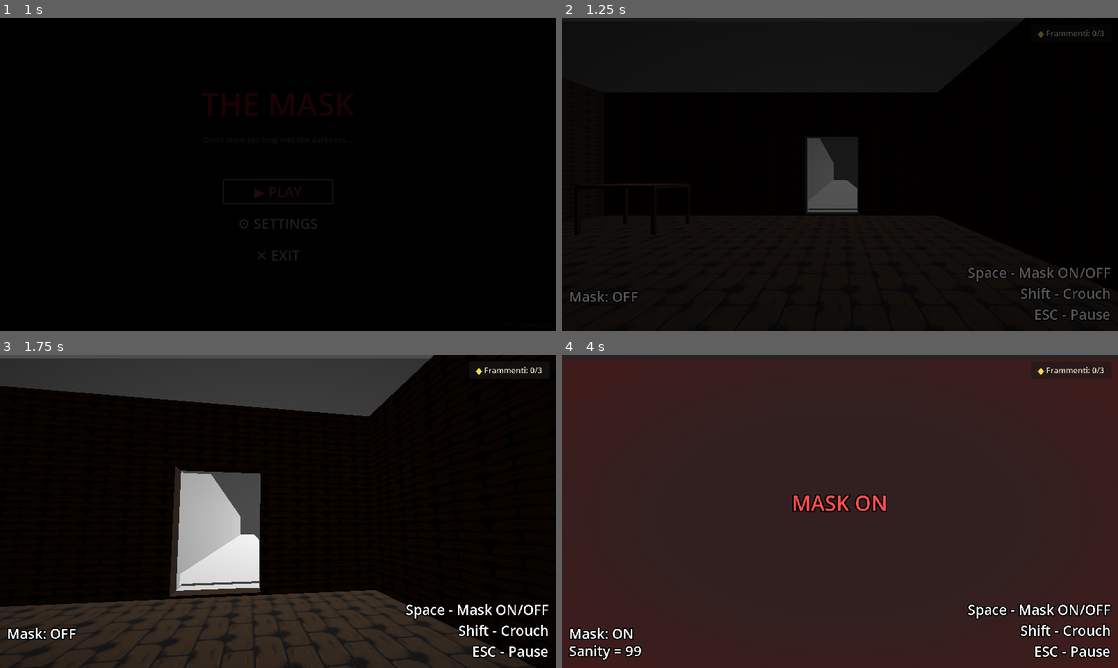
Above: before the commit, frames 1-4 (two rows, left to right).
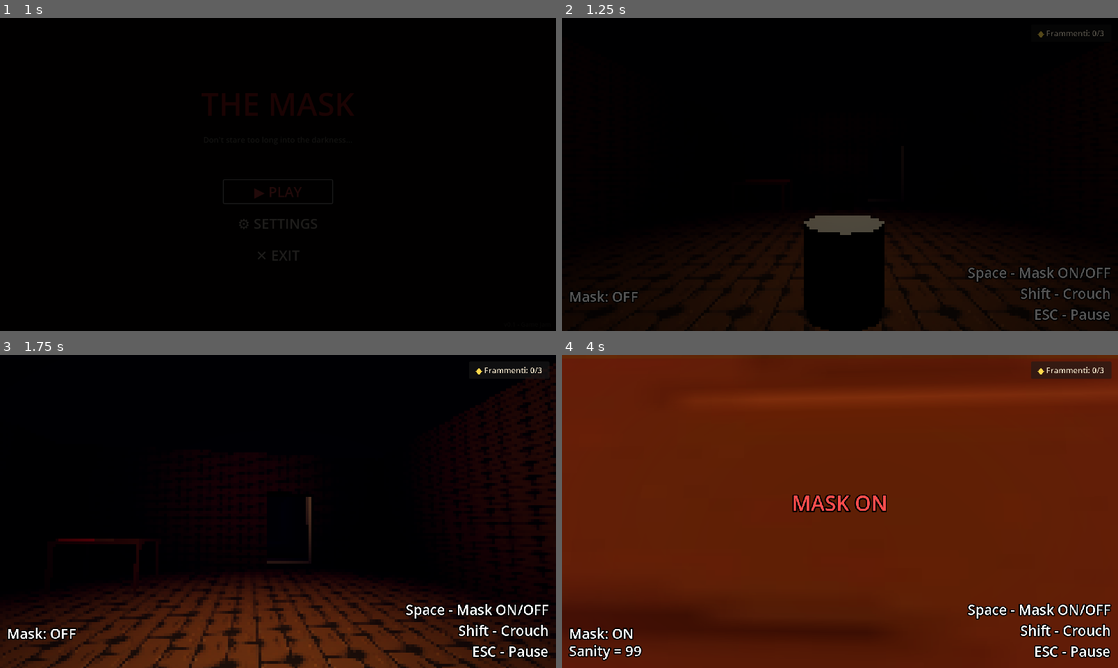
Above: after the commit, the same moments.

Repository: SimoneMicillo/mask-jam-red-devs
Game: Godot game, scene res://UI/MainMenu/main_menu.tscn
The game is run twice, just before and just after one commit, with the same random seed, the same clock (stepped at 60 frames per second) and the same inputs.
Inputs (mouse positions are in pixels of both pictures, inside the frame that each line leads up to):
- Up to frame 1 (1 s): click "▶ PLAY" at 0.5 s
- Up to frame 2 (1.25 s): no input
- Up to frame 3 (1.75 s): tap Enter at 1.25 s; move the mouse to (305, 511) at 1.27 s; hold Up (ui_up) from 1.28 s (still down); hold E (interact) from 1.28 s (still down); click (305, 511) at 1.42 s
- Up to frame 4 (4 s): keep holding Up (ui_up); move the mouse to (812, 511) at 2.02 s; release E (interact) at 2.03 s; tap Shift (crouch) at 2.1 s; tap E (interact) at 2.3, 3.8 s; move the mouse to (851, 505) at 2.77 s; hold E (interact) 2.78-3.53 s; move the mouse to (834, 517) at 3.52 s; tap Space (toggle_mask) at 3.6 s; click (834, 517) at 3.67 s

Frame 1 is identical in both runs. In frame 2, 3.9% of the frame differs, in the area x 0-84%, y 0-100%; in frame 3, 33%; in frame 4, 95%, in the area x 0-100%, y 0-100%.

Commit message:
Several changes
Mask visual MODIFIED
Interaction handler MODIFIED
Player MODIFIED
Candle_light ADDED
Mappa MODIFIED
Teleporter ADDED

Diff:
--- a/ComponentNodes/MaskProperties/mask_visual.gd
+++ b/ComponentNodes/MaskProperties/mask_visual.gd
@@ -23,11 +23,11 @@
 			get_parent().hide()
 			collision.disabled = true
 	else:
-		if GameManager.is_mask_on:
+		if (GameManager.is_mask_on and onMaskVisible) or (!GameManager.is_mask_on and !onMaskVisible):
 			# Implementare logica delle porte; caricare texture porta
 			get_parent().show()
 			pass
-		elif !GameManager.is_mask_on:
+		else:
 			#caricare texture muro
 			get_parent().hide()
 			pass
--- a/MainScene/main.tscn
+++ b/MainScene/main.tscn
@@ -14,6 +14,16 @@
 [ext_resource type="PackedScene" uid="uid://cv7fhl8qauyr4" path="res://UI/Puzzles/klotski_puzzle.tscn" id="14_klotski"]
 
 [sub_resource type="Environment" id="Environment_ig7tw"]
+ambient_light_source = 1
+tonemap_mode = 3
+fog_enabled = true
+fog_light_color = Color(0.014999998, 0.014999998, 0.1, 1)
+fog_density = 0.1
+volumetric_fog_enabled = true
+volumetric_fog_emission = Color(0.015686275, 0.015686275, 0.101960786, 1)
+volumetric_fog_anisotropy = 0.0
+adjustment_enabled = true
+adjustment_saturation = 1.25
 
 [sub_resource type="ShaderMaterial" id="ShaderMaterial_b8f1d"]
 shader = ExtResource("5_phgjk")
@@ -29,12 +39,13 @@
 
 [node name="DirectionalLight3D" type="DirectionalLight3D" parent="."]
 transform = Transform3D(0.9208046, -6.24791e-10, 0.3900242, -0.3900242, -1.5576636e-09, 0.9208046, 3.2219536e-11, -1, -1.6779866e-09, 0, 6.744998, 0)
+visible = false
 
 [node name="WorldEnvironment" type="WorldEnvironment" parent="."]
 environment = SubResource("Environment_ig7tw")
 
 [node name="Player" parent="." instance=ExtResource("2_0xm2m")]
-transform = Transform3D(2, 0, 0, 0, 2, 0, 0, 0, 2, -25.18465, 2.3203673, 4)
+transform = Transform3D(2, 0, 0, 0, 2, 0, 0, 0, 2, -30.67917, 2.3203683, 9.379862)
 
 [node name="UI" type="CanvasLayer" parent="."]
 script = ExtResource("4_rg2y2")
@@ -128,7 +139,6 @@
 [node name="DemonWarning" parent="." instance=ExtResource("11_demon")]
 
 [node name="mappa" parent="." instance=ExtResource("10_cvl78")]
-transform = Transform3D(1, 0, 0, 0, 1, 0, 0, 0, 1, 0, 5, 0)
 
 [node name="KlotskiPuzzle" parent="." instance=ExtResource("14_klotski")]
 
--- a/Player/interaction_handler.gd
+++ b/Player/interaction_handler.gd
@@ -14,12 +14,17 @@
 	position = collision.position
 
 func _on_body_entered(_body: Node3D) -> void:
-	if GameManager.is_mask_on and maskVisual.onMaskVisible:
-		canInteract = true
+	if (GameManager.is_mask_on):
+		if maskVisual.onMaskVisible:
+			canInteract = true
+	else:
+		if !maskVisual.onMaskVisible:
+			canInteract = true
+
 
 func _on_body_exited(_body: Node3D) -> void:
-	if GameManager.is_mask_on and maskVisual.onMaskVisible:
-		canInteract = false
+	#if (GameManager.is_mask_on and maskVisual.onMaskVisible) or (!GameManager.is_mask_on and !maskVisual.onMaskVisible):
+	canInteract = false
 
 func _input(event: InputEvent) -> void:
 	if event.is_action_pressed("interact") and canInteract:
--- a/Player/player.tscn
+++ b/Player/player.tscn
@@ -13,8 +13,9 @@
 shader = ExtResource("2_gwnis")
 
 [sub_resource type="QuadMesh" id="QuadMesh_btcbx"]
+size = Vector2(2, 2)
 
-[node name="Player" type="CharacterBody3D"]
+[node name="Player" type="CharacterBody3D" groups=["PlayerGroup"]]
 collision_layer = 3
 script = ExtResource("1_4flbx")
 
@@ -28,8 +29,7 @@
 transform = Transform3D(1, 0, 0, 0, 1, 0, 0, 0, 1, 0, 0.6, -0.42859656)
 
 [node name="shader_pixel" type="MeshInstance3D" parent="Camera3D"]
-transform = Transform3D(1.5, 0, 0, 0, 1.5, 0, 0, 0, 1.5, 0, 0, -0.5165982)
-visible = false
+transform = Transform3D(1.5, 0, 0, 0, 1.5, 0, 0, 0, 1.5, 0, 0, -0.3585074)
 material_override = SubResource("ShaderMaterial_k53q1")
 mesh = SubResource("QuadMesh_btcbx")
 
--- /dev/null
+++ b/Scenary/Lights/candle_light.gd
@@ -0,0 +1,14 @@
+extends OmniLight3D
+
+@export_range(0, 25, 0.001) var energy_min_value : float #MODIFICABILE DA EDITOR
+
+func _ready() -> void:
+	if energy_min_value != light_energy: #SE DIVERSO DAL VALORE DI DEFAULT (VEDI EDITOR) PARTE L'ANIMAZIONE
+		setAnim()
+
+var animationDuration : float = 1.5
+func setAnim() -> void:
+	var tween : Tween = create_tween()
+	tween.set_loops()
+	tween.tween_property(self, "light_energy", light_energy, animationDuration)
+	tween.tween_property(self, "light_energy", energy_min_value, animationDuration)
--- /dev/null
+++ b/Scenary/Lights/candle_light.tscn
@@ -0,0 +1,9 @@
+[gd_scene load_steps=2 format=3 uid="uid://cy84i5trpac0r"]
+
+[ext_resource type="Script" uid="uid://60li8opmch14" path="res://Scenary/Lights/candle_light.gd" id="1_4wdww"]
+
+[node name="candle_light" type="OmniLight3D"]
+light_color = Color(0.972549, 0.7764706, 0.5803922, 1)
+light_volumetric_fog_energy = 0.0
+omni_range = 10.0
+script = ExtResource("1_4wdww")
--- /dev/null
+++ b/Scenary/Teleporter/teleporter.gd
@@ -0,0 +1,8 @@
+extends Area3D
+
+@export var target_pos : Vector3 #Target position per il teleport
+@export var teleport_masked : bool #Flag per determinare se il teleport avviene per il giocatore se mascherato o no
+
+func _on_body_entered(body: Node3D) -> void:
+	if body.is_in_group("PlayerGroup"):
+		body.position = target_pos
--- /dev/null
+++ b/Scenary/Teleporter/teleporter.tscn
@@ -0,0 +1,16 @@
+[gd_scene load_steps=3 format=3 uid="uid://boq5cu1egva3g"]
+
+[ext_resource type="Script" uid="uid://k57vjw8i5v61" path="res://Scenary/Teleporter/teleporter.gd" id="1_5i4l8"]
+
+[sub_resource type="SphereShape3D" id="SphereShape3D_trkcp"]
+radius = 2.1345465
+
+[node name="Teleporter" type="Area3D"]
+collision_layer = 0
+collision_mask = 2
+script = ExtResource("1_5i4l8")
+
+[node name="CollisionShape3D" type="CollisionShape3D" parent="."]
+shape = SubResource("SphereShape3D_trkcp")
+
+[connection signal="body_entered" from="." to="." method="_on_body_entered"]
--- /dev/null
+++ b/Scenary/mappa.gd
@@ -0,0 +1,5 @@
+extends Node3D
+
+func _on_player_collider_body_entered(_body: Node3D) -> void:
+	$FogVolume2.show()
+	get_tree().create_tween().tween_property($FogVolume2, "size", Vector3(9,10.3,14), 1)
--- a/Scenary/mappa.tscn
+++ b/Scenary/mappa.tscn
@@ -1,5 +1,6 @@
-[gd_scene load_steps=76 format=4 uid="uid://ct2e0h3wxwujt"]
-
+[gd_scene load_steps=83 format=4 uid="uid://ct2e0h3wxwujt"]
+
+[ext_resource type="Script" uid="uid://bgwdvx1x2q1bk" path="res://Scenary/mappa.gd" id="1_7fy3a"]
 [ext_resource type="Texture2D" uid="uid://rcsr88fab3jj" path="res://Assets/Textures/floor/old wood v2.jpg" id="1_b34l7"]
 [ext_resource type="PackedScene" uid="uid://bppl16pbx3j84" path="res://Assets/FirtstRoom/piediStallo.tscn" id="1_yaxx7"]
 [ext_resource type="PackedScene" uid="uid://nttu7hw4fvqw" path="res://Assets/3d_models/Chair.fbx" id="2_kdisg"]
@@ -7,6 +8,8 @@
 [ext_resource type="PackedScene" uid="uid://pohwblnk1ir8" path="res://Scenary/door.tscn" id="5_rcajr"]
 [ext_resource type="PackedScene" uid="uid://dms7hrkg7b8ee" path="res://Scripts/interaction_area.tscn" id="6_pvwoy"]
 [ext_resource type="PackedScene" uid="uid://b8sp2wj1b7jyt" path="res://Assets/3d_models/Desk.fbx" id="6_trkcp"]
+[ext_resource type="PackedScene" uid="uid://boq5cu1egva3g" path="res://Scenary/Teleporter/teleporter.tscn" id="8_pvwoy"]
+[ext_resource type="PackedScene" uid="uid://cy84i5trpac0r" path="res://Scenary/Lights/candle_light.tscn" id="9_fygwf"]
 
 [sub_resource type="StandardMaterial3D" id="StandardMaterial3D_hl3ld"]
 
@@ -581,9 +584,34 @@
 [sub_resource type="BoxMesh" id="BoxMesh_re1ck"]
 size = Vector3(4, 6.2, 1)
 
+[sub_resource type="FogMaterial" id="FogMaterial_pvwoy"]
+density = 5.0
+edge_fade = 2.0
+
+[sub_resource type="FogMaterial" id="FogMaterial_trkcp"]
+density = 5.0
+edge_fade = 2.0
+
+[sub_resource type="SphereShape3D" id="SphereShape3D_fygwf"]
+radius = 0.98956263
+
+[sub_resource type="Environment" id="Environment_fygwf"]
+ambient_light_source = 1
+tonemap_mode = 3
+fog_enabled = true
+fog_light_color = Color(0.014999998, 0.014999998, 0.1, 1)
+fog_density = 0.1
+volumetric_fog_enabled = true
+volumetric_fog_emission = Color(0.015686275, 0.015686275, 0.101960786, 1)
+volumetric_fog_anisotropy = 0.0
+adjustment_enabled = true
+adjustment_saturation = 1.25
+
 [node name="mappa" type="Node3D"]
+script = ExtResource("1_7fy3a")
 
 [node name="Node3D" type="Node3D" parent="."]
+transform = Transform3D(1, 0, 0, 0, 1, 0, 0, 0, 1, 0, 5, 0)
 
 [node name="StanzaIniziale" type="MeshInstance3D" parent="Node3D"]
 transform = Transform3D(13.517934, 0, 0, 0, 5, 0, 0, 0, 13.517934, -30.580051, 0, 0)
@@ -601,7 +629,7 @@
 transform = Transform3D(0.1, 0, 0, 0, 0.20000002, 0, 0, 0, 0.1, 0, -0.9106034, 0.25809)
 
 [node name="Cube_001" type="MeshInstance3D" parent="Node3D"]
-transform = Transform3D(4, 0, 0, 0, 5, 0, 0, 0, 50, -25.154572, 0, -62.997974)
+transform = Transform3D(4, 0, 0, 0, 5, 0, 0, 0, 50, -25.155, 0, -63.515)
 mesh = SubResource("ArrayMesh_jm0mh")
 skeleton = NodePath("")
 
@@ -632,6 +660,7 @@
 
 [node name="Cube_019" type="MeshInstance3D" parent="Node3D"]
 transform = Transform3D(2.0817256, 0, 0, 0, 3.0639763, 0, 0, 0, 1, -24.918478, -1.37253, -112.69096)
+visible = false
 mesh = SubResource("ArrayMesh_to4cl")
 skeleton = NodePath("")
 
@@ -772,9 +801,7 @@
 collision = NodePath("../StaticBody3D/CollisionShape3D")
 
 [node name="DoorFirstScene" type="StaticBody3D" parent="."]
-transform = Transform3D(1.0000001, 0, 0, 0, 1, 0, 0, 0, 1.0000001, -27.77791, -1.4002364, -13.175076)
-collision_layer = 3
-collision_mask = 3
+transform = Transform3D(1.0000001, 0, 0, 0, 1, 0, 0, 0, 1.0000001, -27.778, 3.5, -13.175)
 
 [node name="CollisionShape3D" type="CollisionShape3D" parent="DoorFirstScene"]
 transform = Transform3D(1, 0, 0, 0, 1, 0, 0, 0, 1, 2, 0, 0)
@@ -800,8 +827,90 @@
 doorNode = NodePath("../Door")
 maskVisual = NodePath("../MaskVisual")
 
+[node name="DoorLoopRoom" type="StaticBody3D" parent="."]
+transform = Transform3D(-4.3711392e-08, 0, -1.0000001, 0, 1, 0, 1.0000001, 0, -4.3711392e-08, -21.032, 3.5, -103.96)
+
+[node name="CollisionShape3D" type="CollisionShape3D" parent="DoorLoopRoom"]
+transform = Transform3D(1, 0, 0, 0, 1, 0, 0, 0, 1, 2, 0, 0)
+shape = SubResource("BoxShape3D_gm0oh")
+
+[node name="MeshInstance3D" type="MeshInstance3D" parent="DoorLoopRoom"]
+transform = Transform3D(1, 0, 0, 0, 1, 0, 0, 0, 1, 2, 0, 0)
+mesh = SubResource("BoxMesh_re1ck")
+
+[node name="Door" parent="DoorLoopRoom" node_paths=PackedStringArray("pivot", "interactionArea") instance=ExtResource("5_rcajr")]
+pivot = NodePath("..")
+interactionArea = NodePath("../InteractionArea")
+close_deg_target_y = -90.0
+
+[node name="MaskVisual" parent="DoorLoopRoom" node_paths=PackedStringArray("collision") instance=ExtResource("4_re1ck")]
+isDoor = true
+collision = NodePath("../CollisionShape3D")
+
+[node name="InteractionArea" parent="DoorLoopRoom" node_paths=PackedStringArray("collision", "doorNode", "maskVisual") instance=ExtResource("6_pvwoy")]
+transform = Transform3D(1, 0, 0, 0, 1, 0, 0, 0, 1, 2, 0, 0)
+collision = NodePath("../CollisionShape3D")
+doorNode = NodePath("../Door")
+maskVisual = NodePath("../MaskVisual")
+
 [node name="Desk" parent="." instance=ExtResource("6_trkcp")]
-transform = Transform3D(1, 0, 0, 0, 1, 0, 0, 0, 1, -37.137413, -2.0514598, -8.930269)
+transform = Transform3D(1, 0, 0, 0, 1, 0, 0, 0, 1, -37.137413, 2.9441032, -8.930269)
+
+[node name="FogVolume" type="FogVolume" parent="."]
+transform = Transform3D(1, 0, 0, 0, 1, 0, 0, 0, 1, -25.15423, 5, -108.057884)
+size = Vector3(8.973633, 10.365625, 14.075537)
+material = SubResource("FogMaterial_pvwoy")
+
+[node name="FogVolume2" type="FogVolume" parent="."]
+transform = Transform3D(1, 0, 0, 0, 1, 0, 0, 0, 1, -25.15423, 5, -18.234306)
+size = Vector3(0.1, 0.1, 0.1)
+material = SubResource("FogMaterial_trkcp")
+
+[node name="player_collider" type="Area3D" parent="FogVolume2"]
+transform = Transform3D(1, 0, 0, 0, 1, 0, 0, 0, 1, 0, -2.0702934, 0)
+collision_layer = 0
+collision_mask = 2
+
+[node name="CollisionShape3D" type="CollisionShape3D" parent="FogVolume2/player_collider"]
+shape = SubResource("SphereShape3D_fygwf")
+
+[node name="Teleporter" parent="." instance=ExtResource("8_pvwoy")]
+transform = Transform3D(1, 0, 0, 0, 1, 0, 0, 0, 1, -25.189552, 5, -109.29006)
+target_pos = Vector3(-25.18465, 2.3203673, -18.779762)
+
+[node name="WorldEnvironment2" type="WorldEnvironment" parent="."]
+environment = SubResource("Environment_fygwf")
+
+[node name="Lights" type="Node3D" parent="."]
+
+[node name="candle_light" parent="Lights" instance=ExtResource("9_fygwf")]
+transform = Transform3D(1, 0, 0, 0, 1, 0, 0, 0, 1, -25.46861, 6.9934864, -65.6397)
+omni_range = 15.0
+omni_attenuation = 0.5
+energy_min_value = 1.0
+
+[node name="candle_light3" parent="Lights" instance=ExtResource("9_fygwf")]
+transform = Transform3D(1, 0, 0, 0, 1, 0, 0, 0, 1, -25.46861, 6.9934864, -41.302017)
+omni_range = 15.0
+omni_attenuation = 0.5
+energy_min_value = 1.0
+
+[node name="candle_light4" parent="Lights" instance=ExtResource("9_fygwf")]
+transform = Transform3D(1, 0, 0, 0, 1, 0, 0, 0, 1, -25.46861, 6.9934864, -91.910225)
+omni_range = 15.0
+omni_attenuation = 0.5
+energy_min_value = 1.0
+
+[node name="candle_light2" parent="Lights" instance=ExtResource("9_fygwf")]
+transform = Transform3D(1, 0, 0, 0, 1, 0, 0, 0, 1, -29.869617, 8.065767, 1.6074541)
+light_color = Color(0.9714102, 0.7745349, 0.58082783, 1)
+light_energy = 15.0
+omni_range = 20.0
+omni_attenuation = 0.5
+energy_min_value = 15.0
+
+[connection signal="body_entered" from="FogVolume2/player_collider" to="." method="_on_player_collider_body_entered"]
 
 [editable path="Node3D/Chair"]
 [editable path="DoorFirstScene/InteractionArea"]
+[editable path="DoorLoopRoom/InteractionArea"]
--- a/project.godot
+++ b/project.godot
@@ -28,6 +28,10 @@
 
 window/size/viewport_width=1280
 window/size/viewport_height=720
+
+[global_group]
+
+PlayerGroup=""
 
 [input]
 
Not shown, added: Scenary/Lights/candle_light.gd.uid
Not shown, added: Scenary/Teleporter/teleporter.gd.uid
Not shown, added: Scenary/mappa.gd.uid
